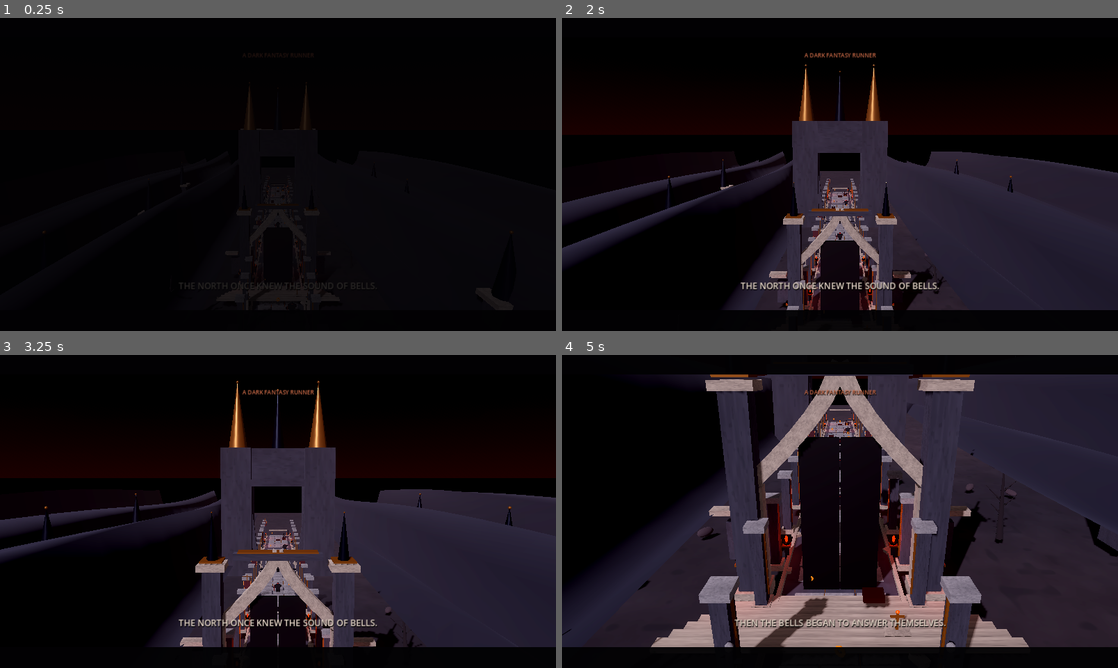
Above: before the commit, frames 1-4 (two rows, left to right).
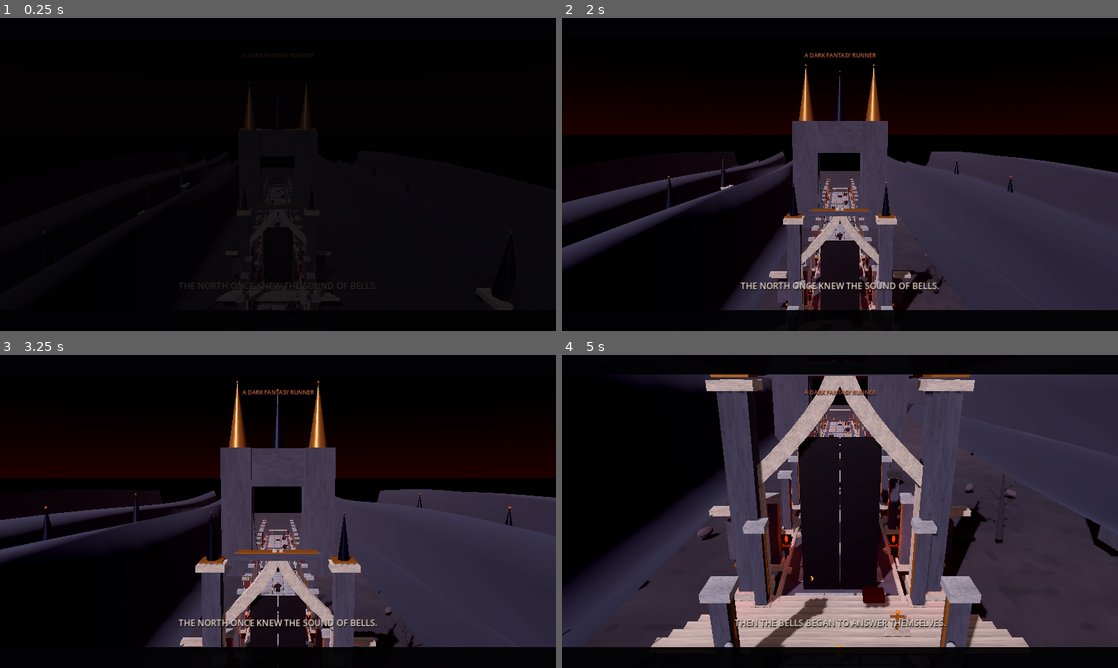
Above: after the commit, the same moments.

Repository: nebiladonay-hash/blackthorn-oath
Game: Godot game, scene res://scenes/main.tscn
The game is run twice, just before and just after one commit, with the same random seed, the same clock (stepped at 60 frames per second) and the same inputs.
Inputs (mouse positions are in pixels of both pictures, inside the frame that each line leads up to):
- Up to frame 1 (0.25 s): no input
- Up to frame 2 (2 s): move the mouse to (962, 158) at 0.52 s; hold D (lane_right) 0.53-1.28 s; tap F (attack) at 0.6 s; click (962, 158) at 0.67 s; tap Space (jump) at 0.77, 1.52 s; move the mouse to (728, 190) at 1.27 s; hold A (lane_left) from 1.28 s (still down); tap S (slide) at 1.35 s
- Up to frame 3 (3.25 s): move the mouse to (333, 442) at 2.02 s; release A (lane_left) at 2.03 s; hold D (lane_right) from 2.03 s (still down); tap F (attack) at 2.1 s; move the mouse to (250, 574) at 2.77 s; tap S (slide) at 2.85 s; click (250, 574) at 2.92 s; tap Space (jump) at 3.02 s
- Up to frame 4 (5 s): move the mouse to (1006, 558) at 3.52 s; release D (lane_right) at 3.53 s; hold A (lane_left) from 3.53 s (still down); tap F (attack) at 3.6 s; tap Space (jump) at 3.77, 4.52 s; move the mouse to (673, 464) at 4.27 s; tap S (slide) at 4.35 s

The runs differ from the first frame. In frame 2, 0.3% of the frame differs, in the area x 29-61%, y 26-94%; in frame 3, 1.3%; in frame 4, 8.5%, in the area x 16-84%, y 6-94%.

Commit message:
Improve scene exposure and moonlight for readable dark fantasy gameplay

Diff:
--- a/scripts/main.gd
+++ b/scripts/main.gd
@@ -214,7 +214,8 @@
 	environment.sky = sky
 	environment.ambient_light_source = Environment.AMBIENT_SOURCE_COLOR
 	environment.ambient_light_color = Color(0.52, 0.50, 0.58)
-	environment.ambient_light_energy = 1.15
+	environment.ambient_light_energy = 1.38
+	environment.tonemap_exposure = 1.12
 	environment.tonemap_mode = Environment.TONE_MAPPER_FILMIC
 	environment.glow_enabled = true
 	environment.glow_intensity = 0.42
@@ -232,7 +233,7 @@
 	var moonlight := DirectionalLight3D.new()
 	moonlight.rotation_degrees = Vector3(-35, -28, 0)
 	moonlight.light_color = Color(0.76, 0.79, 0.92)
-	moonlight.light_energy = 1.45
+	moonlight.light_energy = 1.8
 	moonlight.shadow_enabled = true
 	moonlight.directional_shadow_max_distance = 95.0
 	moonlight.shadow_bias = 0.035
